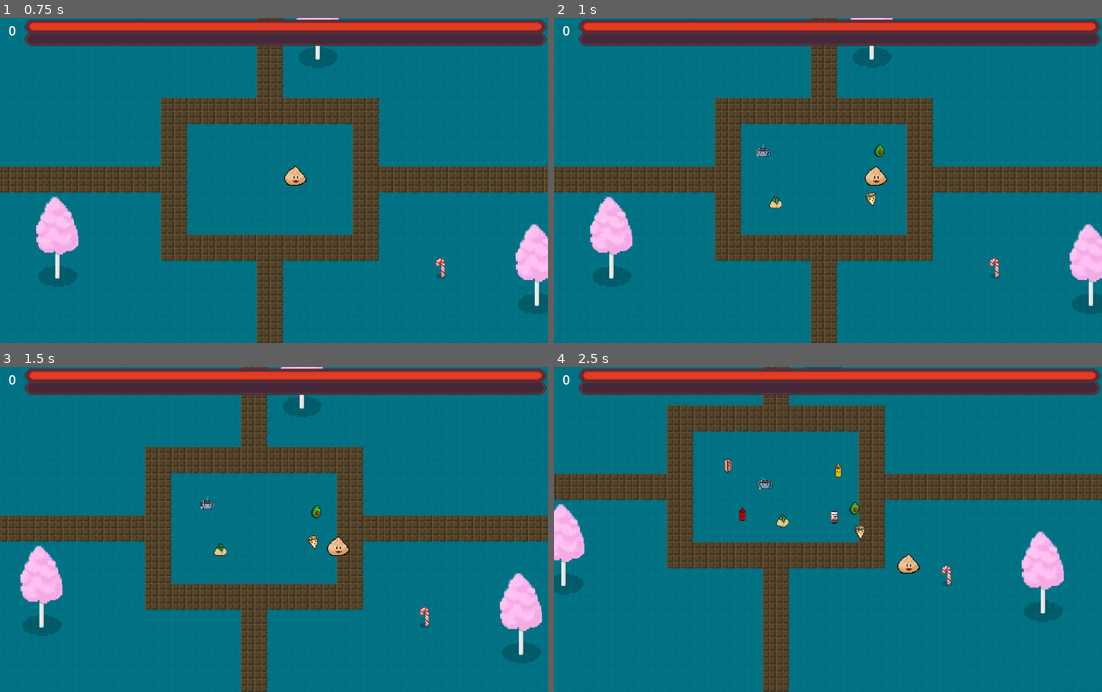
Above: before the commit, frames 1-4 (two rows, left to right).
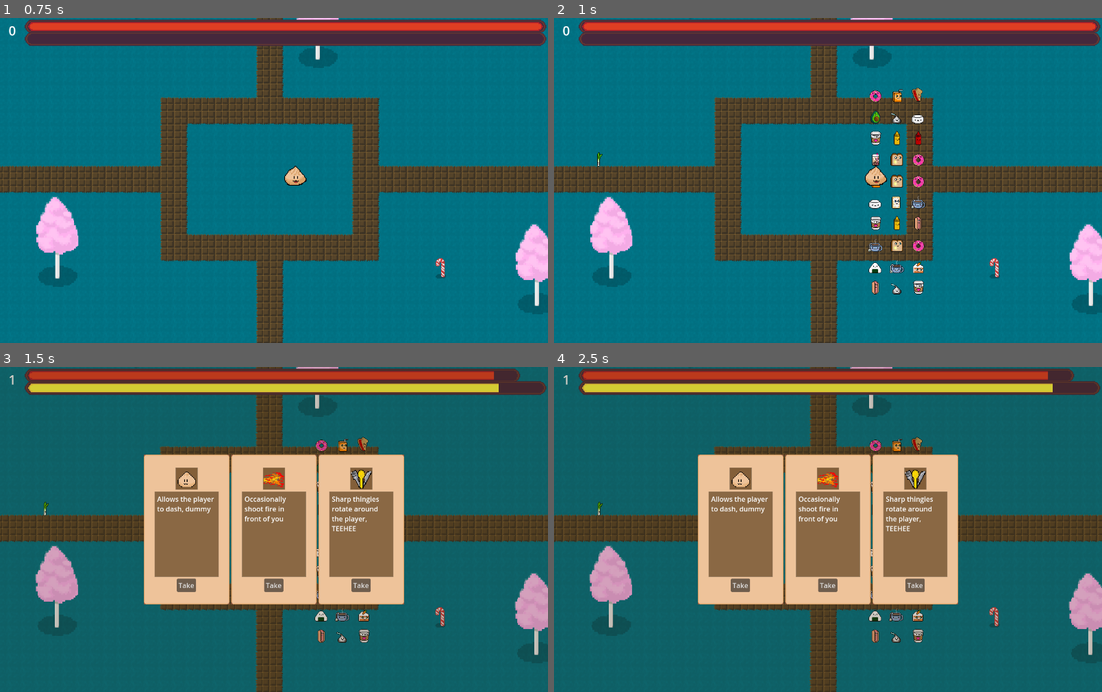
Above: after the commit, the same moments.

Repository: SteamedKoko/Gluttony
Game: Godot game, scene res://scenes/arena/arena.tscn
Two runs of this game, one before a commit and one after it. Both use one fixed random seed, a clock stepped at 60 frames per second and the inputs below.
Inputs:
- Up to frame 1 (0.75 s): tap Enter at 0.5 s; hold F (right) from 0.53 s (still down); hold J (dash) from 0.53 s (still down)
- Up to frame 2 (1 s): keep holding F (right); keep holding J (dash)
- Up to frame 3 (1.5 s): release F (right) at 1.28 s; release J (dash) at 1.28 s; hold Down (down) from 1.28 s (still down); tap J (dash) at 1.35 s
- Up to frame 4 (2.5 s): release Down (down) at 2.03 s; hold F (right) from 2.03 s (still down); hold J (dash) from 2.03 s (still down)

Frame 1 is identical in both runs. In frame 2, 2.0% of the frame differs, in the area x 7-68%, y 21-86%; in frame 3, 88%; in frame 4, 93%, in the area x 0-100%, y 0-100%.

Commit message:
feat: mini boss, main boss, batch spawning

Diff:
--- a/components/attack/attack.gd
+++ b/components/attack/attack.gd
@@ -3,8 +3,7 @@
 
 @export var damage: float = 0
 @export var knockback = 0
-
-var damage_cooldown: float = 0
+@export var damage_cooldown: float = 0
 
 signal dealt_damage()
 
--- a/entities/monsters/base_monster.gd
+++ b/entities/monsters/base_monster.gd
@@ -10,11 +10,12 @@
 @onready var soft_collision = $SoftCollision
 @onready var health: Health = $Health
 
-var move_speed_mult = 4
+var move_speed_mult: float = 2
 var _exp_value: float = 10
 
 func _ready() -> void:
 	health.health_depleted.connect(perish)
+
 
 func _physics_process(_delta: float) -> void:
 	move_monster(_delta)
@@ -36,3 +37,7 @@
 func perish() -> void:
 	player.current_exp += _exp_value
 	queue_free()
+
+
+func remove() -> void:
+	queue_free()
--- /dev/null
+++ b/entities/monsters/kok.tscn
@@ -0,0 +1,62 @@
+[gd_scene load_steps=10 format=3 uid="uid://bgis38s4c5bfa"]
+
+[ext_resource type="Script" uid="uid://x5fi2j5raf16" path="res://entities/monsters/sudo.gd" id="1_4cky5"]
+[ext_resource type="PackedScene" uid="uid://cd07nhfaef5cy" path="res://components/attack/attack.tscn" id="2_jfqvj"]
+[ext_resource type="PackedScene" uid="uid://dtqtnwsjxg55d" path="res://components/health/health.tscn" id="4_8l20j"]
+[ext_resource type="PackedScene" uid="uid://cy0ic1sihaot4" path="res://components/hurt_box/hurt_box.tscn" id="5_nc03i"]
+[ext_resource type="PackedScene" uid="uid://cmiuc2trhsyq7" path="res://components/soft_collision/soft_collision.tscn" id="6_gu0wj"]
+[ext_resource type="PackedScene" uid="uid://diacs8ggepls7" path="res://entities/damage_display/damage_display.tscn" id="7_figvn"]
+[ext_resource type="Texture2D" uid="uid://bua1pl2ysd0ol" path="res://entities/monsters/sprites/swole_mouth_closed.png" id="8_4cky5"]
+[ext_resource type="PackedScene" uid="uid://cwvcdouwcxna2" path="res://ui/health_bar/health_bar.tscn" id="8_8l1i3"]
+
+[sub_resource type="RectangleShape2D" id="RectangleShape2D_4cky5"]
+size = Vector2(29.4608, 33.463)
+
+[node name="Kok" type="CharacterBody2D"]
+collision_layer = 4
+script = ExtResource("1_4cky5")
+move_speed = 150.0
+metadata/_custom_type_script = "uid://chbsh6fscghxc"
+
+[node name="Attack" parent="." instance=ExtResource("2_jfqvj")]
+collision_mask = 8
+damage = 5.0
+damage_cooldown = 0.1
+
+[node name="CollisionShape2D" type="CollisionShape2D" parent="Attack"]
+position = Vector2(-4.5, 18.5)
+scale = Vector2(8.995, 8.995)
+shape = SubResource("RectangleShape2D_4cky5")
+
+[node name="Health" parent="." instance=ExtResource("4_8l20j")]
+max_health = 5000
+
+[node name="HurtBox" parent="." node_paths=PackedStringArray("health") instance=ExtResource("5_nc03i")]
+collision_layer = 4
+health = NodePath("../Health")
+
+[node name="CollisionShape2D" type="CollisionShape2D" parent="HurtBox"]
+position = Vector2(-4.5, 18.5)
+scale = Vector2(8.995, 8.995)
+shape = SubResource("RectangleShape2D_4cky5")
+
+[node name="SoftCollision" parent="." instance=ExtResource("6_gu0wj")]
+position = Vector2(-2.585, 11.37)
+
+[node name="DamageDisplay" parent="." instance=ExtResource("7_figvn")]
+
+[node name="HealthBar" parent="." node_paths=PackedStringArray("health") instance=ExtResource("8_8l1i3")]
+custom_minimum_size = Vector2(300, 25)
+offset_left = -60.0
+offset_top = -199.5
+offset_right = 60.0
+offset_bottom = -174.5
+health = NodePath("../Health")
+
+[node name="Sprite2D" type="Sprite2D" parent="."]
+scale = Vector2(0.17, 0.17)
+texture = ExtResource("8_4cky5")
+
+[node name="CollisionShape2D" type="CollisionShape2D" parent="."]
+position = Vector2(-1, 150)
+shape = SubResource("RectangleShape2D_4cky5")
--- /dev/null
+++ b/entities/monsters/sudo.gd
@@ -0,0 +1 @@
+extends BaseMonster
--- /dev/null
+++ b/entities/monsters/sudo.tscn
@@ -0,0 +1,99 @@
+[gd_scene load_steps=15 format=3 uid="uid://dg6xoauw5o1go"]
+
+[ext_resource type="Script" uid="uid://x5fi2j5raf16" path="res://entities/monsters/sudo.gd" id="1_rmyym"]
+[ext_resource type="Texture2D" uid="uid://ctmw0pdf7rc5n" path="res://entities/monsters/sprites/haxe_sa_sprite_sheet.png" id="2_0kqjh"]
+[ext_resource type="PackedScene" uid="uid://cd07nhfaef5cy" path="res://components/attack/attack.tscn" id="2_m524b"]
+[ext_resource type="PackedScene" uid="uid://dtqtnwsjxg55d" path="res://components/health/health.tscn" id="4_fjo18"]
+[ext_resource type="PackedScene" uid="uid://cy0ic1sihaot4" path="res://components/hurt_box/hurt_box.tscn" id="5_ox11x"]
+[ext_resource type="PackedScene" uid="uid://cmiuc2trhsyq7" path="res://components/soft_collision/soft_collision.tscn" id="6_ox11x"]
+[ext_resource type="PackedScene" uid="uid://diacs8ggepls7" path="res://entities/damage_display/damage_display.tscn" id="7_30gfk"]
+[ext_resource type="PackedScene" uid="uid://cwvcdouwcxna2" path="res://ui/health_bar/health_bar.tscn" id="8_oneuf"]
+
+[sub_resource type="CircleShape2D" id="CircleShape2D_m524b"]
+radius = 17.0294
+
+[sub_resource type="AtlasTexture" id="AtlasTexture_m524b"]
+atlas = ExtResource("2_0kqjh")
+region = Rect2(0, 64, 64, 64)
+
+[sub_resource type="AtlasTexture" id="AtlasTexture_66fv0"]
+atlas = ExtResource("2_0kqjh")
+region = Rect2(64, 64, 64, 64)
+
+[sub_resource type="AtlasTexture" id="AtlasTexture_fjo18"]
+atlas = ExtResource("2_0kqjh")
+region = Rect2(128, 64, 64, 64)
+
+[sub_resource type="AtlasTexture" id="AtlasTexture_ox11x"]
+atlas = ExtResource("2_0kqjh")
+region = Rect2(192, 64, 64, 64)
+
+[sub_resource type="SpriteFrames" id="SpriteFrames_30gfk"]
+animations = [{
+"frames": [{
+"duration": 1.0,
+"texture": SubResource("AtlasTexture_m524b")
+}, {
+"duration": 1.0,
+"texture": SubResource("AtlasTexture_66fv0")
+}, {
+"duration": 1.0,
+"texture": SubResource("AtlasTexture_fjo18")
+}, {
+"duration": 1.0,
+"texture": SubResource("AtlasTexture_ox11x")
+}],
+"loop": true,
+"name": &"default",
+"speed": 5.0
+}]
+
+[node name="Sudo" type="CharacterBody2D"]
+collision_layer = 4
+script = ExtResource("1_rmyym")
+move_speed = 150.0
+metadata/_custom_type_script = "uid://chbsh6fscghxc"
+
+[node name="Attack" parent="." instance=ExtResource("2_m524b")]
+collision_mask = 8
+damage = 5.0
+damage_cooldown = 0.1
+
+[node name="CollisionShape2D" type="CollisionShape2D" parent="Attack"]
+position = Vector2(-13.475, 32.01)
+scale = Vector2(4, 4)
+shape = SubResource("CircleShape2D_m524b")
+
+[node name="AnimatedSprite2D" type="AnimatedSprite2D" parent="."]
+scale = Vector2(3, 3)
+sprite_frames = SubResource("SpriteFrames_30gfk")
+autoplay = "default"
+frame_progress = 0.147036
+
+[node name="CollisionShape2D" type="CollisionShape2D" parent="."]
+position = Vector2(-15.675, 74.95)
+shape = SubResource("CircleShape2D_m524b")
+
+[node name="Health" parent="." instance=ExtResource("4_fjo18")]
+max_health = 1000
+
+[node name="HurtBox" parent="." node_paths=PackedStringArray("health") instance=ExtResource("5_ox11x")]
+collision_layer = 4
+health = NodePath("../Health")
+
+[node name="CollisionShape2D" type="CollisionShape2D" parent="HurtBox"]
+position = Vector2(-13.475, 32.01)
+scale = Vector2(4, 4)
+shape = SubResource("CircleShape2D_m524b")
+
+[node name="SoftCollision" parent="." instance=ExtResource("6_ox11x")]
+position = Vector2(-17.15, 74.04)
+
+[node name="DamageDisplay" parent="." instance=ExtResource("7_30gfk")]
+position = Vector2(-16.565, -9.08)
+
+[node name="HealthBar" parent="." node_paths=PackedStringArray("health") instance=ExtResource("8_oneuf")]
+custom_minimum_size = Vector2(204.97, 88.515)
+offset_top = -66.5
+offset_bottom = -41.5
+health = NodePath("../Health")
--- a/entities/player/player.gd
+++ b/entities/player/player.gd
@@ -3,7 +3,7 @@
 
 @export var speed: float = 250
 @export var damage_modifier: float = 1
-@export var max_health_lost_per_level: int = 10
+@export var max_health_lost_per_level: int = 5
 
 @export var exp_per_level: float = 10
 @export var exp_scaling: float = 3
@@ -37,7 +37,6 @@
 
 func _ready():
 	pass
-
 
 func level_up():
 	current_exp -= next_level_experience
--- a/entities/spawner/spawner.gd
+++ b/entities/spawner/spawner.gd
@@ -1,11 +1,15 @@
+class_name Spawner
 extends Node
 
 @onready var screen_size = get_viewport().get_visible_rect().size
 
 
-func _spawn_monster() -> void:
-	var new_monster = GlobalSpriteAssets.get_random_monster_asset()
+func _spawn_monster(postion: Vector2, sprite_type: GlobalSpriteAssets.MonsterSprites) -> void:
+	var new_monster = GlobalSpriteAssets.get_monster_asset(sprite_type)
+	new_monster.global_position = postion
 	add_child(new_monster)
 
-func _on_spawn_timer_timeout() -> void:
-	_spawn_monster()
+func _spawn_random_monster(postion: Vector2) -> void:
+	var new_monster = GlobalSpriteAssets.get_random_monster_asset()
+	new_monster.global_position = postion
+	add_child(new_monster)
--- a/globals/game_manager.gd
+++ b/globals/game_manager.gd
@@ -1,3 +1,89 @@
 extends Node
 
 @onready var player: Player = get_tree().get_first_node_in_group("player")
+@onready var spawner_resource: Resource = preload("res://entities/spawner/spawner.tscn")
+@onready var sudo_resource: Resource = preload("res://entities/monsters/sudo.tscn")
+@onready var kok_resource: Resource = preload("res://entities/monsters/kok.tscn")
+
+var rand_x_positions: Array = [650, -650]
+var rand_y_positions: Array = [400, -400]
+
+var spawner: Spawner
+
+var spawned_mini_boss: bool = false
+var spawned_main_boss: bool = false
+
+var miniboss: Node2D
+var boss: Node2D
+
+var general_spawn_timer: Timer
+var batch_spawn_timer: Timer
+
+#3 rows 10 columns for the batch formation
+var batch_spawn_formation = {
+	"rows": 3,
+	"columns": 10,
+	"offset": 50
+}
+
+func _ready() -> void:
+	print('loaded')
+	miniboss = sudo_resource.instantiate()
+	boss = kok_resource.instantiate()
+
+	spawner = spawner_resource.instantiate()
+	add_child(spawner)
+
+	general_spawn_timer = Timer.new()
+	general_spawn_timer.wait_time = 1
+	general_spawn_timer.autostart = true
+	general_spawn_timer.timeout.connect(_spawn_monster)
+	add_child(general_spawn_timer)
+
+	batch_spawn_timer = Timer.new()
+	batch_spawn_timer.wait_time = 1
+	batch_spawn_timer.autostart = true
+	batch_spawn_timer.timeout.connect(_spawn_batch_monsters)
+	add_child(batch_spawn_timer)
+
+
+
+func game_over():
+	pass
+
+func _spawn_batch_monsters():
+	var location: Vector2 = _get_spawn_location()
+	location -= (player.global_position.distance_to(location) * player.global_position.direction_to(location)) / 2
+	for row in range(batch_spawn_formation.get("rows")):
+		for col in range(batch_spawn_formation.get("columns")):
+			var sprite_enum = GlobalSpriteAssets.get_random_monster_enum()
+			var offset = location + (Vector2(row, col) * batch_spawn_formation.offset)
+			spawner._spawn_monster(offset, sprite_enum)
+
+func _spawn_monster():
+	var location: Vector2 = _get_spawn_location()
+	spawner._spawn_random_monster(location)
+
+func _get_spawn_location() -> Vector2:
+	var option = randi_range(0, 1)
+	if option == 0:
+		var rand_x = randi_range(rand_x_positions[0], rand_x_positions[1])
+		return player.position + Vector2(rand_x,rand_y_positions.pick_random())
+
+	var rand_y = randi_range(rand_y_positions[0], rand_y_positions[1])
+	return player.position + Vector2(rand_x_positions.pick_random(),rand_y)
+
+func _spawn_boss(_boss: Node2D):
+	var location: Vector2 = _get_spawn_location()
+	_boss.global_position = location
+	add_child(_boss)
+
+
+func _process(_delta: float) -> void:
+	if player.current_level >= 10 and not spawned_mini_boss:
+		spawned_mini_boss = true
+		_spawn_boss(miniboss)
+
+	if player.current_level >= 20 and not spawned_main_boss:
+		spawned_main_boss = true
+		_spawn_boss(boss)
--- a/globals/global_sprite_assets.gd
+++ b/globals/global_sprite_assets.gd
@@ -8,12 +8,17 @@
 const DEFAULT_MONSTER_FRAMES: int = 4
 const DEFAULT_MONSTER_ROW: int = 1
 
-static func get_random_monster_asset() -> BaseMonster:
+
+func get_random_monster_enum() -> MonsterSprites:
 	var randomMonsterString = GlobalSpriteAssets.MonsterSprites.keys()[randi() % GlobalSpriteAssets.MonsterSprites.size()]
-	var sprite = MonsterSprites.get(randomMonsterString)
+	return MonsterSprites.get(randomMonsterString)
+
+func get_random_monster_asset() -> BaseMonster:
+	var sprite = get_random_monster_enum()
 	return get_monster_asset(sprite)
 
-static func get_monster_asset(sprite: MonsterSprites) -> BaseMonster:
+
+func get_monster_asset(sprite: MonsterSprites) -> BaseMonster:
 	var monster_asset: Dictionary = MONSTER_RESOURCES.get(sprite)
 	monster_asset.get_or_add("width", DEFAULT_MONSTER_WIDTH)
 	monster_asset.get_or_add("height", DEFAULT_MONSTER_HEIGHT)
@@ -29,7 +34,7 @@
 
 	return new_monster
 
-static var MONSTER_RESOURCES: Dictionary = {
+var MONSTER_RESOURCES: Dictionary = {
 	MonsterSprites.AVOCADO : { "resource" = preload("res://entities/monsters/sprites/avocado.png") },
 	MonsterSprites.BOBA: { "resource" = preload("res://entities/monsters/sprites/boba.png") },
 	MonsterSprites.BREAD: { "resource" = preload("res://entities/monsters/sprites/bread.png") },
--- a/globals/skill_manager.gd
+++ b/globals/skill_manager.gd
@@ -71,7 +71,7 @@
 	return to_shuffle.slice(0, min(numberToGrab, to_shuffle.size()))
 
 
-func alter_skills(skill_enum: skills) -> void:
+func add_skill(skill_enum: skills) -> void:
 	var skill: BaseSkill = active_skills.get(skill_enum)
 	if skill:
 		skill.level_up()
--- a/scenes/arena/arena.tscn
+++ b/scenes/arena/arena.tscn
@@ -1,8 +1,7 @@
-[gd_scene load_steps=8 format=4 uid="uid://gwslf667jj30"]
+[gd_scene load_steps=7 format=4 uid="uid://gwslf667jj30"]
 
 [ext_resource type="TileSet" uid="uid://cm8jf80i4ndxv" path="res://scenes/tileset/overworld.tres" id="1_asdgj"]
 [ext_resource type="PackedScene" uid="uid://cetseqdkeuyvr" path="res://entities/player/player.tscn" id="3_5tue2"]
-[ext_resource type="PackedScene" uid="uid://c2rh1w6xsy484" path="res://entities/spawner/spawner.tscn" id="3_aj7ud"]
 [ext_resource type="PackedScene" uid="uid://co6ketbnvk6rd" path="res://ui/level_up_menu/level_up_menu.tscn" id="4_aj7ud"]
 [ext_resource type="PackedScene" uid="uid://cwvcdouwcxna2" path="res://ui/health_bar/health_bar.tscn" id="5_asdgj"]
 [ext_resource type="PackedScene" uid="uid://bxievinm2sb74" path="res://ui/level_label/level_label.tscn" id="5_jx0ua"]
@@ -27,42 +26,6 @@
 y_sort_enabled = true
 tile_map_data = PackedByteArray("AAAcACcAAAAKAAAAAAArAEQAAAAKAAAAAAAdAEkAAAAKAAAAAAAoACcAAAAKAAAAAAAwABMAAAAKAAAAAAAeAB …(720 unchanged characters)…
 tile_set = ExtResource("1_asdgj")
-
-[node name="Spawner" parent="." instance=ExtResource("3_aj7ud")]
-position = Vector2(-153, 2463)
-
-[node name="Spawner2" parent="." instance=ExtResource("3_aj7ud")]
-position = Vector2(-108, 688)
-
-[node name="Spawner3" parent="." instance=ExtResource("3_aj7ud")]
-position = Vector2(866, -149)
-
-[node name="Spawner4" parent="." instance=ExtResource("3_aj7ud")]
-position = Vector2(2459, -170)
-
-[node name="Spawner5" parent="." instance=ExtResource("3_aj7ud")]
-position = Vector2(3529, 639)
-
-[node name="Spawner6" parent="." instance=ExtResource("3_aj7ud")]
-position = Vector2(3507, 2348)
-
-[node name="Spawner7" parent="." instance=ExtResource("3_aj7ud")]
-position = Vector2(2413, 3442)
-
-[node name="Spawner8" parent="." instance=ExtResource("3_aj7ud")]
-position = Vector2(892, 3350)
-
-[node name="Spawner9" parent="." instance=ExtResource("3_aj7ud")]
-position = Vector2(1459, 1595)
-
-[node name="Spawner10" parent="." instance=ExtResource("3_aj7ud")]
-position = Vector2(1711, 1710)
-
-[node name="Spawner11" parent="." instance=ExtResource("3_aj7ud")]
-position = Vector2(1730, 1595)
-
-[node name="Spawner12" parent="." instance=ExtResource("3_aj7ud")]
-position = Vector2(1489, 1715)
 
 [node name="Popup" type="CanvasLayer" parent="."]
 layer = 5
--- a/scenes/tileset/overworld.tres
+++ b/scenes/tileset/overworld.tres
@@ -90,7 +90,7 @@
 13:0/size_in_atlas = Vector2i(4, 7)
 13:0/0 = 0
 13:0/0/y_sort_origin = 70
-13:0/0/physics_layer_0/polygon_0/points = PackedVector2Array(-5.5, 76.5, -5.5, 88.5, 5.5, 88.5, 5.5, 76.5)
+13:0/0/physics_layer_0/polygon_0/points = PackedVector2Array(0, 77.5, -5.5, 82.5, 0, 88, 5, 82)
 2:4/size_in_atlas = Vector2i(1, 2)
 2:4/0 = 0
 2:4/0/y_sort_origin = 16
--- a/ui/health_bar/health_bar.gd
+++ b/ui/health_bar/health_bar.gd
@@ -1,10 +1,13 @@
 extends Control
 
 @onready var progressBar: TextureProgressBar = $MarginContainer/TextureProgressBar
-@onready var health: Health = GameManager.player.health
+@export var health: Health
 
 #listen for signal of hp changing, update vals
 func _ready() -> void:
+	if not health:
+		health = GameManager.player.health
+
 	health.health_changed.connect(update_health_bar)
 	update_health_bar()
 
--- a/ui/level_up_menu/level_up_menu.gd
+++ b/ui/level_up_menu/level_up_menu.gd
@@ -24,7 +24,7 @@
 		child.call_deferred('queue_free')
 
 	levels_left = max(0, levels_left-1)
-	GlobalSkillManager.alter_skills(skill)
+	GlobalSkillManager.add_skill(skill)
 
 	if levels_left > 0:
 		opt_for_skill()
Binary file added: entities/monsters/sprites/haxe_sa_sprite_sheet.png
Not shown, added: entities/monsters/sprites/haxe_sa_sprite_sheet.png.import
Binary file added: entities/monsters/sprites/swole_mouth_closed.png
Not shown, added: entities/monsters/sprites/swole_mouth_closed.png.import
Not shown, added: entities/monsters/sudo.gd.uid
